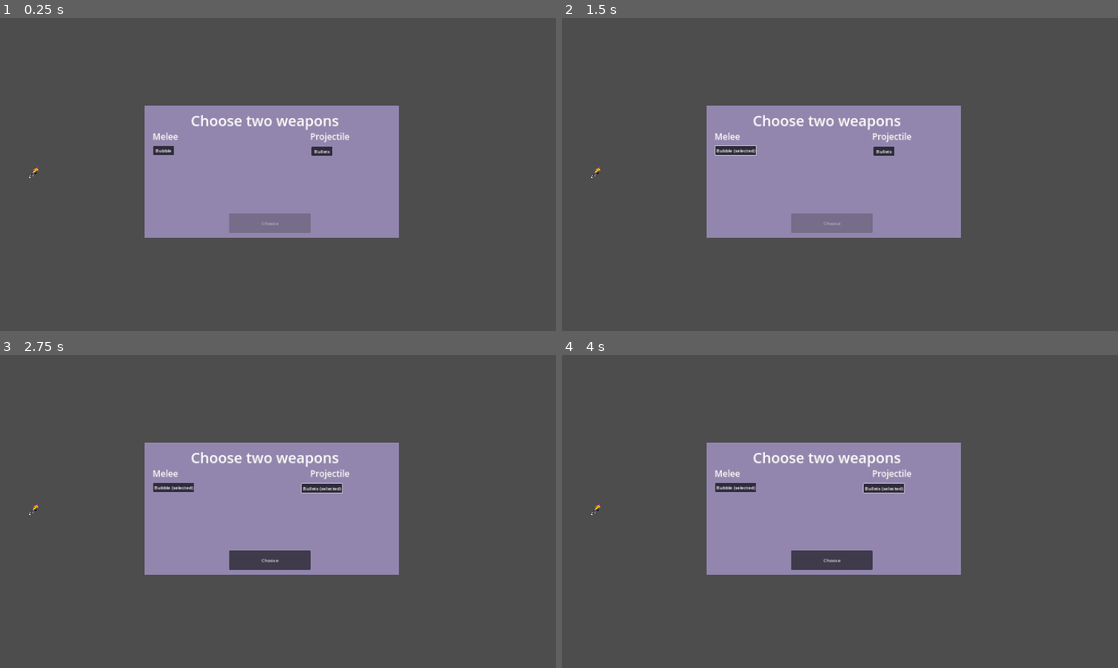
Above: before the commit, frames 1-4 (two rows, left to right).
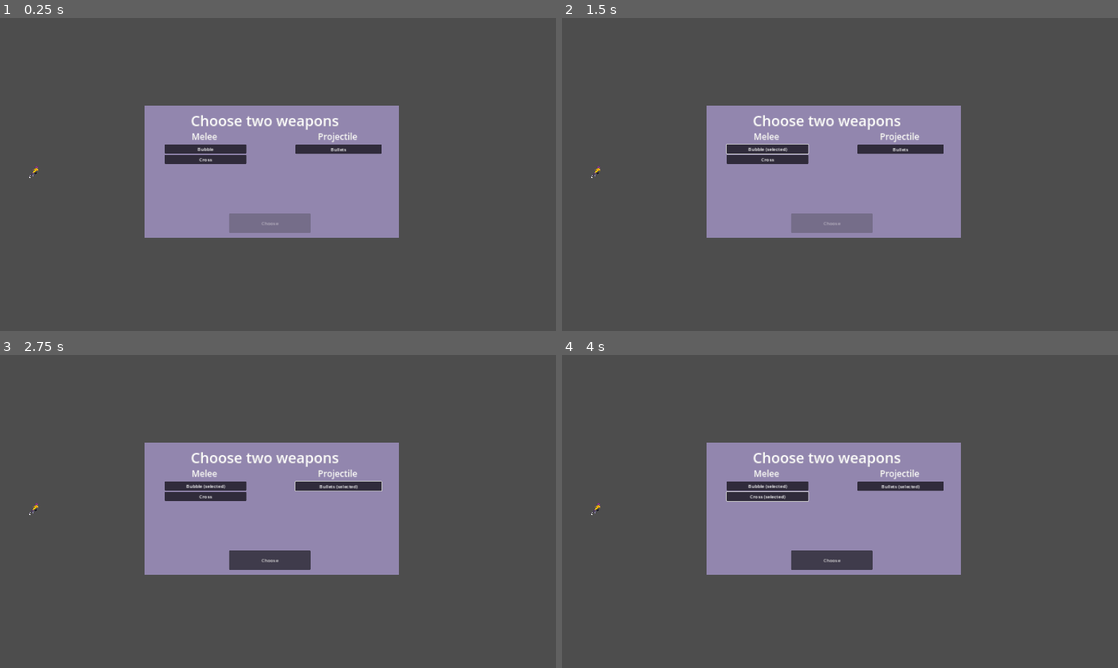
Above: after the commit, the same moments.

Repository: francoislg/broken-roguelike
Game: Godot game, scene res://Scene.tscn
Two runs of this game, one before a commit and one after it. Both use one fixed random seed, a clock stepped at 60 frames per second and the inputs below.
Inputs (mouse positions are in pixels of both pictures, inside the frame that each line leads up to):
- Up to frame 1 (0.25 s): no input
- Up to frame 2 (1.5 s): click "Bubble" at 0.5 s; click "Bubble (selected)" at 1.25 s
- Up to frame 3 (2.75 s): click "Bullets" at 2 s
- Up to frame 4 (4 s): click "Bullets (selected)" at 2.75 s; click (767, 495) at 3.5 s, where only the run after the commit has a clickable "Cross"

The runs differ from the first frame. In frame 1, 1.6% of the frame differs, in the area x 27-69%, y 36-47%; in frame 2, 1.6%; in frame 3, 1.6%; in frame 4, 1.6%.
Error in both runs: Invalid access of index '2' on a base object of type: 'PackedStringArray'. (res://Global/GlobalState.gd:155)

Commit message:
Add Cross melee attack

Diff:
--- a/Character/Weapons/Bubble.tscn
+++ b/Character/Weapons/Bubble.tscn
@@ -1,16 +1,16 @@
 [gd_scene load_steps=15 format=3 uid="uid://btv3v54rtdjie"]
 
 [ext_resource type="Script" path="res://Character/Weapons/Bubble.gd" id="1_mt2lv"]
-[ext_resource type="Texture2D" uid="uid://bwiw8r3rvcy0c" path="res://Character/Shield/frame_00_delay-0.1s.png" id="2_a2cme"]
-[ext_resource type="Texture2D" uid="uid://bl337oiohd2pj" path="res://Character/Shield/frame_01_delay-0.1s.png" id="3_xod64"]
-[ext_resource type="Texture2D" uid="uid://b78loxr2pe6p6" path="res://Character/Shield/frame_02_delay-0.1s.png" id="4_ofdap"]
-[ext_resource type="Texture2D" uid="uid://dah1g4frfxb8e" path="res://Character/Shield/frame_03_delay-0.1s.png" id="5_a2svv"]
-[ext_resource type="Texture2D" uid="uid://dc2ucd2rqmyp3" path="res://Character/Shield/frame_04_delay-0.1s.png" id="6_jtmm0"]
-[ext_resource type="Texture2D" uid="uid://cc11f8qde3v2f" path="res://Character/Shield/frame_05_delay-0.1s.png" id="7_ocok7"]
-[ext_resource type="Texture2D" uid="uid://cpbej700hyo13" path="res://Character/Shield/frame_06_delay-0.1s.png" id="8_8cs6l"]
-[ext_resource type="Texture2D" uid="uid://c6pkgjmx123ms" path="res://Character/Shield/frame_07_delay-0.1s.png" id="9_ueqd0"]
-[ext_resource type="Texture2D" uid="uid://bva3kuwh2bbrv" path="res://Character/Shield/frame_08_delay-0.1s.png" id="10_jcw44"]
-[ext_resource type="Texture2D" uid="uid://74fgawv3wg8y" path="res://Character/Shield/frame_09_delay-0.1s.png" id="11_qe0wm"]
+[ext_resource type="Texture2D" uid="uid://bwiw8r3rvcy0c" path="res://Character/Weapons/Shield/frame_00_delay-0.1s.png" id="2_o30i2"]
+[ext_resource type="Texture2D" uid="uid://bl337oiohd2pj" path="res://Character/Weapons/Shield/frame_01_delay-0.1s.png" id="3_qo6gb"]
+[ext_resource type="Texture2D" uid="uid://b78loxr2pe6p6" path="res://Character/Weapons/Shield/frame_02_delay-0.1s.png" id="4_1k8jm"]
+[ext_resource type="Texture2D" uid="uid://dah1g4frfxb8e" path="res://Character/Weapons/Shield/frame_03_delay-0.1s.png" id="5_d2gma"]
+[ext_resource type="Texture2D" uid="uid://dc2ucd2rqmyp3" path="res://Character/Weapons/Shield/frame_04_delay-0.1s.png" id="6_r3cku"]
+[ext_resource type="Texture2D" uid="uid://cc11f8qde3v2f" path="res://Character/Weapons/Shield/frame_05_delay-0.1s.png" id="7_pvgt5"]
+[ext_resource type="Texture2D" uid="uid://cpbej700hyo13" path="res://Character/Weapons/Shield/frame_06_delay-0.1s.png" id="8_qsbbi"]
+[ext_resource type="Texture2D" uid="uid://c6pkgjmx123ms" path="res://Character/Weapons/Shield/frame_07_delay-0.1s.png" id="9_8rj6b"]
+[ext_resource type="Texture2D" uid="uid://bva3kuwh2bbrv" path="res://Character/Weapons/Shield/frame_08_delay-0.1s.png" id="10_yup3k"]
+[ext_resource type="Texture2D" uid="uid://74fgawv3wg8y" path="res://Character/Weapons/Shield/frame_09_delay-0.1s.png" id="11_7q40a"]
 [ext_resource type="Script" path="res://Character/Shield.gd" id="12_6hh18"]
 
 [sub_resource type="RectangleShape2D" id="RectangleShape2D_udxmh"]
@@ -20,34 +20,34 @@
 animations = [{
 "frames": [{
 "duration": 1.0,
-"texture": ExtResource("2_a2cme")
+"texture": ExtResource("2_o30i2")
 }, {
 "duration": 1.0,
-"texture": ExtResource("3_xod64")
+"texture": ExtResource("3_qo6gb")
 }, {
 "duration": 1.0,
-"texture": ExtResource("4_ofdap")
+"texture": ExtResource("4_1k8jm")
 }, {
 "duration": 1.0,
-"texture": ExtResource("5_a2svv")
+"texture": ExtResource("5_d2gma")
 }, {
 "duration": 1.0,
-"texture": ExtResource("6_jtmm0")
+"texture": ExtResource("6_r3cku")
 }, {
 "duration": 1.0,
-"texture": ExtResource("7_ocok7")
+"texture": ExtResource("7_pvgt5")
 }, {
 "duration": 1.0,
-"texture": ExtResource("8_8cs6l")
+"texture": ExtResource("8_qsbbi")
 }, {
 "duration": 1.0,
-"texture": ExtResource("9_ueqd0")
+"texture": ExtResource("9_8rj6b")
 }, {
 "duration": 1.0,
-"texture": ExtResource("10_jcw44")
+"texture": ExtResource("10_yup3k")
 }, {
 "duration": 1.0,
-"texture": ExtResource("11_qe0wm")
+"texture": ExtResource("11_7q40a")
 }],
 "loop": false,
 "name": &"default",
--- a/Character/Weapons/Bullets.gd
+++ b/Character/Weapons/Bullets.gd
@@ -14,10 +14,13 @@
 
 func _on_receive_damage_end():
 	_on_timer_projectile()
-	projectileTimer.start()
+	trigger_attack_timer()
 
 func _on_timer_projectile():
 	var enemy = EnemiesTracker.get_closest_to(Character.position)
 	var direction = (enemy.position - Character.position).normalized() if enemy else (Vector2.LEFT if Character.sprite.flip_h else Vector2.RIGHT)
 	ProjectileSpawner.create_projectile(Character.position + (Vector2.UP * 10), direction * 1000, playerVariables.projectileDamage)
 	projectileTimer.wait_time = playerVariables.projectileCooldown
+
+func trigger_attack_timer():
+	projectileTimer.start(playerVariables.projectileCooldown)
--- /dev/null
+++ b/Character/Weapons/Cross.gd
@@ -0,0 +1,52 @@
+extends Weapon
+
+@onready var Collision = $Collision
+@onready var Cross = $Cross
+
+var attackTimer = Timer.new()
+var crossVisibleTimer = Timer.new()
+
+var isAttacking = false
+
+func _ready():
+	# Add some randomness if we have 2 bullets weapons
+	add_child(Timers.initOneShotTimer(attackTimer, "attack", randf_range(0.1, playerVariables.meleeCooldown), on_attack_timer))
+	add_child(Timers.initOneShotTimer(crossVisibleTimer, "cross_visible", 0.5, _on_cross_timer_end))
+	attackTimer.start()
+	Character.connect("receive_damage", _on_receive_damage)
+	Character.connect("received_damage_end", _on_receive_damage_end)
+
+func _on_cross_timer_end():
+	isAttacking = false
+	Cross.visible = false
+
+func _on_receive_damage():
+	isAttacking = false
+	attackTimer.stop()
+
+func _on_receive_damage_end():
+	trigger_attack_timer()
+
+func on_attack_timer():
+	Cross.visible = true
+	crossVisibleTimer.start()
+
+	isAttacking = true
+
+	var hitEnemies = Collision.get_overlapping_bodies().filter(func(body): return body is BaseEnemy)
+
+	for enemy in hitEnemies:
+		damage_enemy(enemy)
+
+	trigger_attack_timer()
+
+func trigger_attack_timer():
+	attackTimer.start(playerVariables.meleeCooldown)
+
+func _on_collision_body_entered(body):
+	if isAttacking and body is BaseEnemy:
+		damage_enemy(body)
+
+func damage_enemy(enemy: BaseEnemy):
+	var enemyHitDirection = (enemy.position - Character.position).normalized()
+	enemy.receive_damage(enemyHitDirection, playerVariables.meleeDamage)
--- /dev/null
+++ b/Character/Weapons/Cross.tscn
@@ -0,0 +1,22 @@
+[gd_scene load_steps=3 format=3 uid="uid://b7tklrh562c5h"]
+
+[ext_resource type="Script" path="res://Character/Weapons/Cross.gd" id="1_rp4mu"]
+[ext_resource type="Texture2D" uid="uid://bfsh8iueee87i" path="res://Character/Weapons/Cross/Flare.png" id="2_eas82"]
+
+[node name="Cross" type="Node2D"]
+script = ExtResource("1_rp4mu")
+
+[node name="Collision" type="Area2D" parent="."]
+collision_layer = 8
+collision_mask = 4
+
+[node name="CollisionPolygon2D" type="CollisionPolygon2D" parent="Collision"]
+scale = Vector2(8.66667, 8.66667)
+polygon = PackedVector2Array(0, -10, 15, -15, 10, 0, 15, 15, 0, 10, -15, 15, -10, 0, -15, -15, 0, -10)
+
+[node name="Cross" type="Sprite2D" parent="."]
+visible = false
+scale = Vector2(1.76563, 1.76563)
+texture = ExtResource("2_eas82")
+
+[connection signal="body_entered" from="Collision" to="." method="_on_collision_body_entered"]
--- a/Character/Weapons/WeaponMenuChoice.gd
+++ b/Character/Weapons/WeaponMenuChoice.gd
@@ -6,6 +6,7 @@
 
 const labels := {
 	WeaponTypes.Bubble: 'Bubble',
+	WeaponTypes.Cross: 'Cross',
 	WeaponTypes.Bullets: 'Bullets',
 }
 
--- a/Character/Weapons/Weapons.gd
+++ b/Character/Weapons/Weapons.gd
@@ -5,10 +5,11 @@
 enum WeaponTypes {
 	None = -1,
 	Bubble,
+	Cross,
 	Bullets
 }
 
-const MeleeWeapons = [WeaponTypes.Bubble]
+const MeleeWeapons = [WeaponTypes.Bubble, WeaponTypes.Cross]
 const ProjectileWeapons = [WeaponTypes.Bullets]
 
 @onready var LeftCooldown := $FloatingUI/Left
@@ -16,6 +17,7 @@
 
 const allWeapons := {
 	WeaponTypes.Bubble: preload("res://Character/Weapons/Bubble.tscn"),
+	WeaponTypes.Cross: preload("res://Character/Weapons/Cross.tscn"),
 	WeaponTypes.Bullets: preload("res://Character/Weapons/Bullets.tscn")
 }
 
--- a/Character/Weapons/WeaponsMenu.gd
+++ b/Character/Weapons/WeaponsMenu.gd
@@ -4,8 +4,9 @@
 
 signal weapons_choice(first: WeaponsTypes, second: WeaponsTypes)
 
-@onready var FirstMelee := $FirstMelee
-@onready var FirstProjectile := $FirstProjectile
+@onready var FirstMelee := $Melees/FirstMelee
+@onready var SecondMelee := $Melees/SecondMelee
+@onready var FirstProjectile := $Projectiles/FirstProjectile
 @onready var Submit := $Submit
 
 var meleeType: WeaponsTypes = WeaponsTypes.None
@@ -13,16 +14,20 @@
 
 func _ready():
 	FirstMelee.set_weapon_type(WeaponsTypes.Bubble)
+	SecondMelee.set_weapon_type(WeaponsTypes.Cross)
 	FirstProjectile.set_weapon_type(WeaponsTypes.Bullets)
 
-	FirstMelee.connect("selected", func(type):
-		meleeType = type
-		update_buttons()
-	)
-	FirstProjectile.connect("selected", func(type):
-		projectileType = type
-		update_buttons()
-	)
+	for melee in [FirstMelee, SecondMelee]:
+		melee.connect("selected", func(type):
+			meleeType = type
+			update_buttons()
+		)
+	for projectile in [FirstProjectile]:
+		projectile.connect("selected", func(type):
+			projectileType = type
+			update_buttons()
+		)
+
 	update_buttons()
 
 func update_buttons():
--- a/Character/Weapons/WeaponsMenu.tscn
+++ b/Character/Weapons/WeaponsMenu.tscn
@@ -17,18 +17,20 @@
 color = Color(0.807843, 0.72549, 0.996078, 0.584314)
 
 [node name="Projectile" type="Label" parent="."]
-offset_left = 571.0
-offset_right = 753.0
+offset_left = 456.0
+offset_right = 877.0
 offset_bottom = 66.0
 theme_override_font_sizes/font_size = 30
 text = "Projectile"
+horizontal_alignment = 1
 
 [node name="Melee" type="Label" parent="."]
-offset_left = 27.0
-offset_right = 209.0
+offset_left = 1.0
+offset_right = 412.0
 offset_bottom = 66.0
 theme_override_font_sizes/font_size = 30
 text = "Melee"
+horizontal_alignment = 1
 
 [node name="Label" type="Label" parent="."]
 offset_left = 159.0
@@ -38,24 +40,30 @@
 theme_override_font_sizes/font_size = 50
 text = "Choose two weapons"
 
-[node name="FirstMelee" parent="." instance=ExtResource("2_l68ie")]
-anchors_preset = 0
-anchor_right = 0.0
-anchor_bottom = 0.0
-offset_left = 29.0
-offset_top = 53.0
-offset_right = 101.0
-offset_bottom = 84.0
-grow_horizontal = 1
-grow_vertical = 1
+[node name="Melees" type="VBoxContainer" parent="."]
+offset_left = 69.0
+offset_top = 48.0
+offset_right = 351.0
+offset_bottom = 209.0
+
+[node name="FirstMelee" parent="Melees" instance=ExtResource("2_l68ie")]
+layout_mode = 2
 button_pressed = true
 button_group = SubResource("ButtonGroup_uk57l")
 
-[node name="FirstProjectile" parent="." instance=ExtResource("2_l68ie")]
-offset_left = 576.0
-offset_top = 56.0
-offset_right = 648.0
-offset_bottom = 87.0
+[node name="SecondMelee" parent="Melees" instance=ExtResource("2_l68ie")]
+layout_mode = 2
+button_pressed = true
+button_group = SubResource("ButtonGroup_uk57l")
+
+[node name="Projectiles" type="VBoxContainer" parent="."]
+offset_left = 520.0
+offset_top = 49.0
+offset_right = 818.0
+offset_bottom = 226.0
+
+[node name="FirstProjectile" parent="Projectiles" instance=ExtResource("2_l68ie")]
+layout_mode = 2
 button_pressed = true
 button_group = SubResource("ButtonGroup_cjm2g")
 
Binary file added: Character/Weapons/Cross/Flare.png
Not shown, changed: Character/Weapons/Cross/Flare.png.import
Renamed: Character/Shield/frame_00_delay-0.1s.png -> Character/Weapons/Shield/frame_00_delay-0.1s.png
Not shown, changed: Character/Weapons/Shield/frame_00_delay-0.1s.png.import
Renamed: Character/Shield/frame_01_delay-0.1s.png -> Character/Weapons/Shield/frame_01_delay-0.1s.png
Not shown, changed: Character/Weapons/Shield/frame_01_delay-0.1s.png.import
Renamed: Character/Shield/frame_02_delay-0.1s.png -> Character/Weapons/Shield/frame_02_delay-0.1s.png
Not shown, added: Character/Weapons/Shield/frame_02_delay-0.1s.png.import
Renamed: Character/Shield/frame_03_delay-0.1s.png -> Character/Weapons/Shield/frame_03_delay-0.1s.png
Not shown, changed: Character/Weapons/Shield/frame_03_delay-0.1s.png.import
Renamed: Character/Shield/frame_04_delay-0.1s.png -> Character/Weapons/Shield/frame_04_delay-0.1s.png
Not shown, changed: Character/Weapons/Shield/frame_04_delay-0.1s.png.import
(and 11 more such lines)
